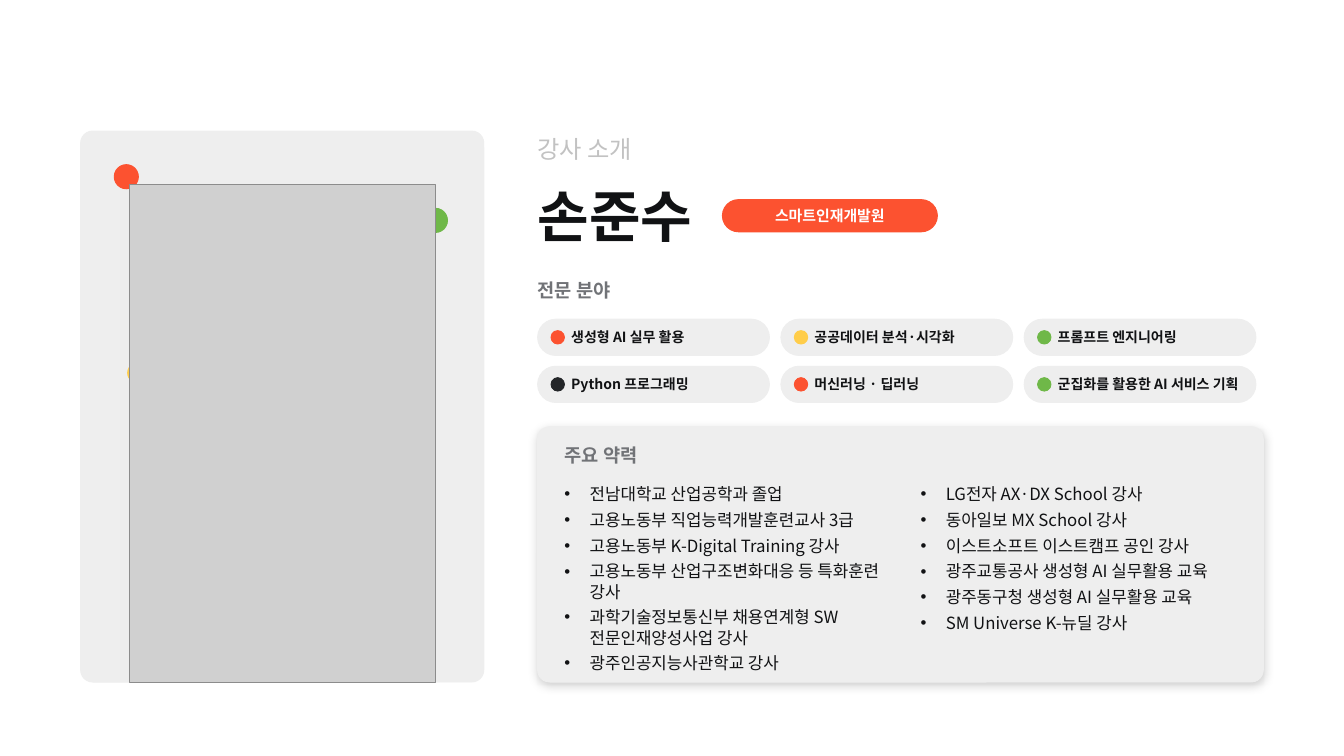
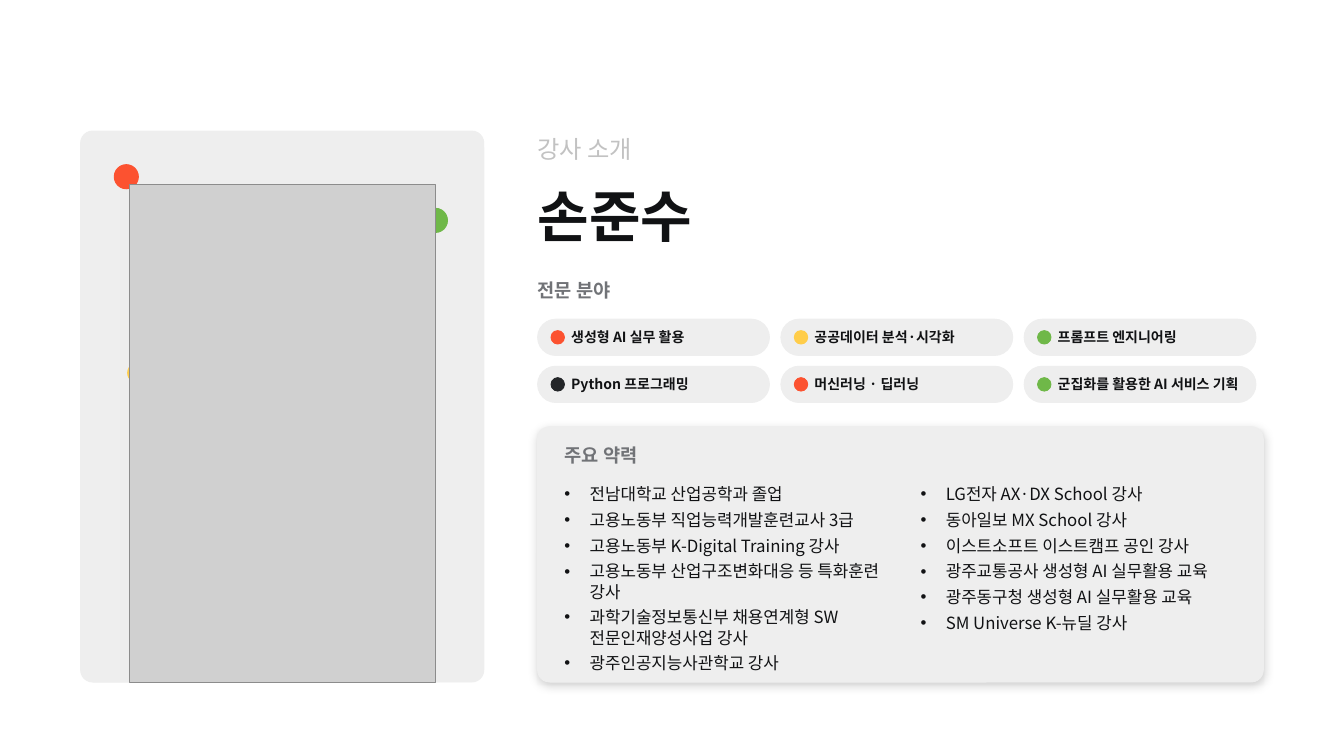
Before and after one commit to pa3757/KPX_knewdeal, a slide deck: slide 1 of instructor/1일차_생성형AI_프롬프트기초.pptx. Drawn at 1344x756 pixels with LibreOffice and Linux fonts; fonts in the diff are those of the drawing; grey boxes stand for pictures; background and template pictures are left out. Boxes give left, top, right and bottom in pixels: in the first picture for what was removed or moved away, otherwise in the second. Text is boxed around its words. In the diff, an @@ line names an element or a change of style, - is before the commit and + after.

```diff
--- a/instructor/1일차_생성형AI_프롬프트기초.pptx
+++ b/instructor/1일차_생성형AI_프롬프트기초.pptx
@@ rounded rectangle removed at <box>722,200,937,232</box> @@
@@ text removed at <box>775,208,885,223</box> @@
-스마트인재개발원
```
Also in this commit, not shown: 4 other files.
